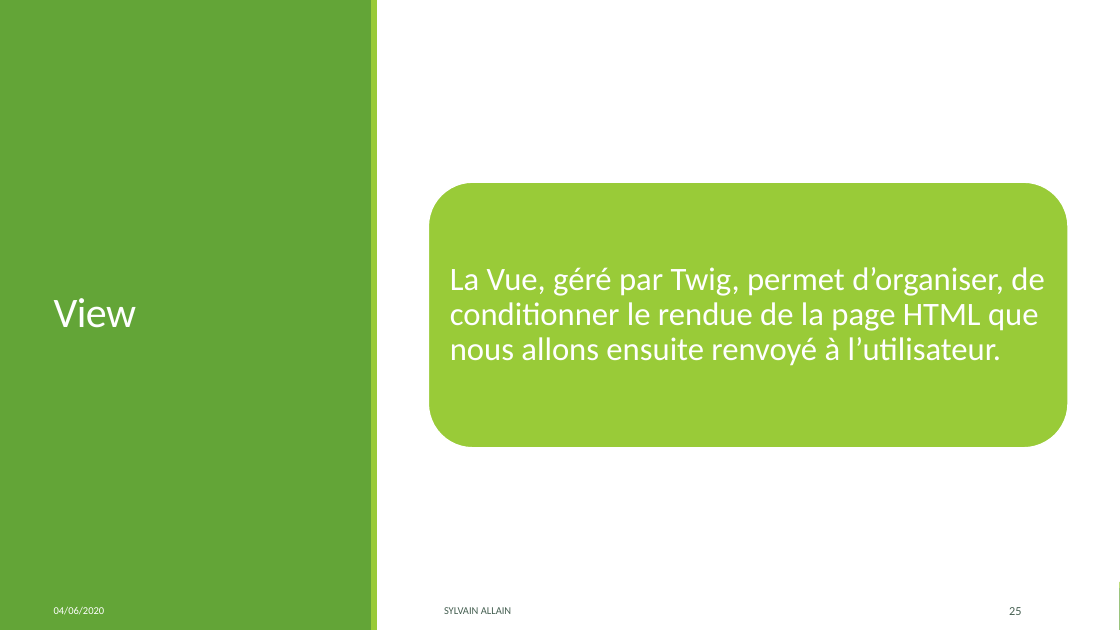
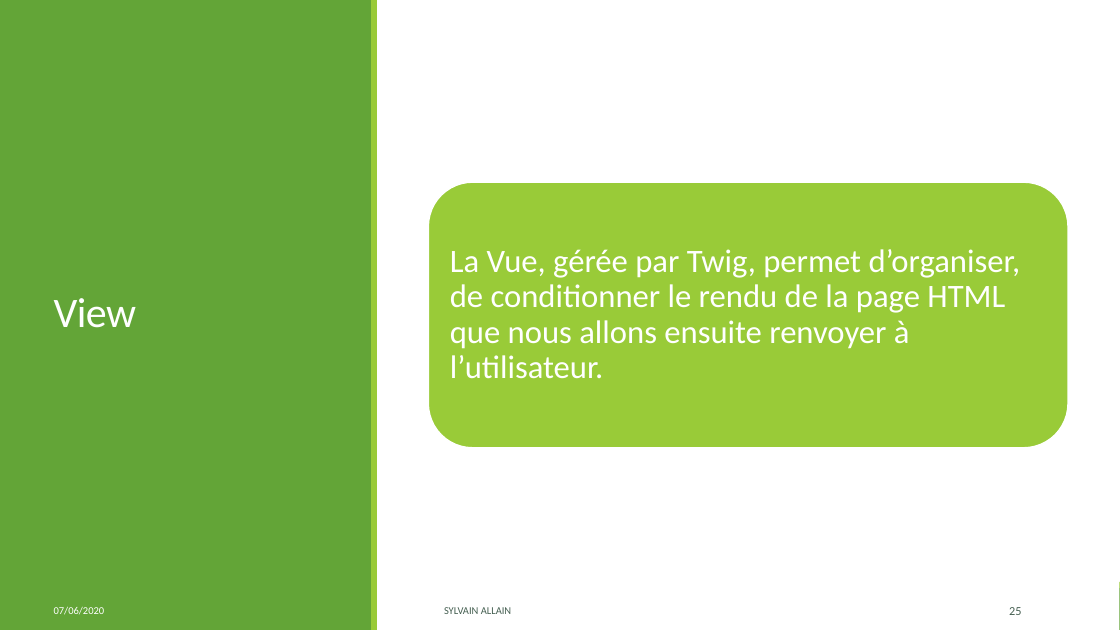
Before and after one commit to S2LF/ProjetPro, a slide deck: slide 25 of ProjetTof’Box.pptx. Drawn at 1120x630 pixels with LibreOffice and Linux fonts; fonts in the diff are those of the drawing. Boxes give left, top, right and bottom in pixels: in the first picture for what was removed or moved away, otherwise in the second. Text is boxed around its words. In the diff, an @@ line names an element or a change of style, - is before the commit and + after.

```diff
--- a/ProjetTof’Box.pptx
+++ b/ProjetTof’Box.pptx
@@ text at bbox=[450, 249, 1021, 379]: text changed @@
-La Vue, géré par Twig, permet d’organiser, de conditionner le rendue de la page HTML que nous allons ensuite renvoyé à l’utilisateur.
+La Vue, gérée par Twig, permet d’organiser, de conditionner le rendu de la page HTML que nous allons ensuite renvoyer à l’utilisateur.
@@ text at bbox=[54, 607, 105, 615]: text changed @@
-04/06/2020
+07/06/2020
```
Also in this commit, not shown: 28 other slides changed, 3 other files.
